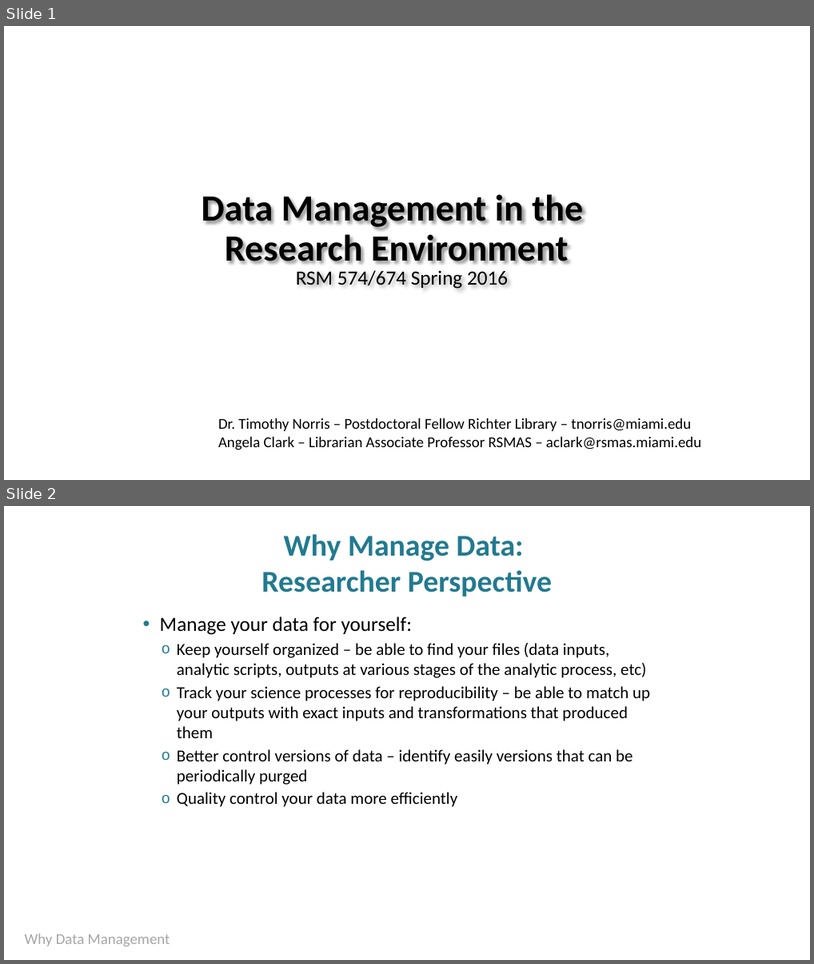
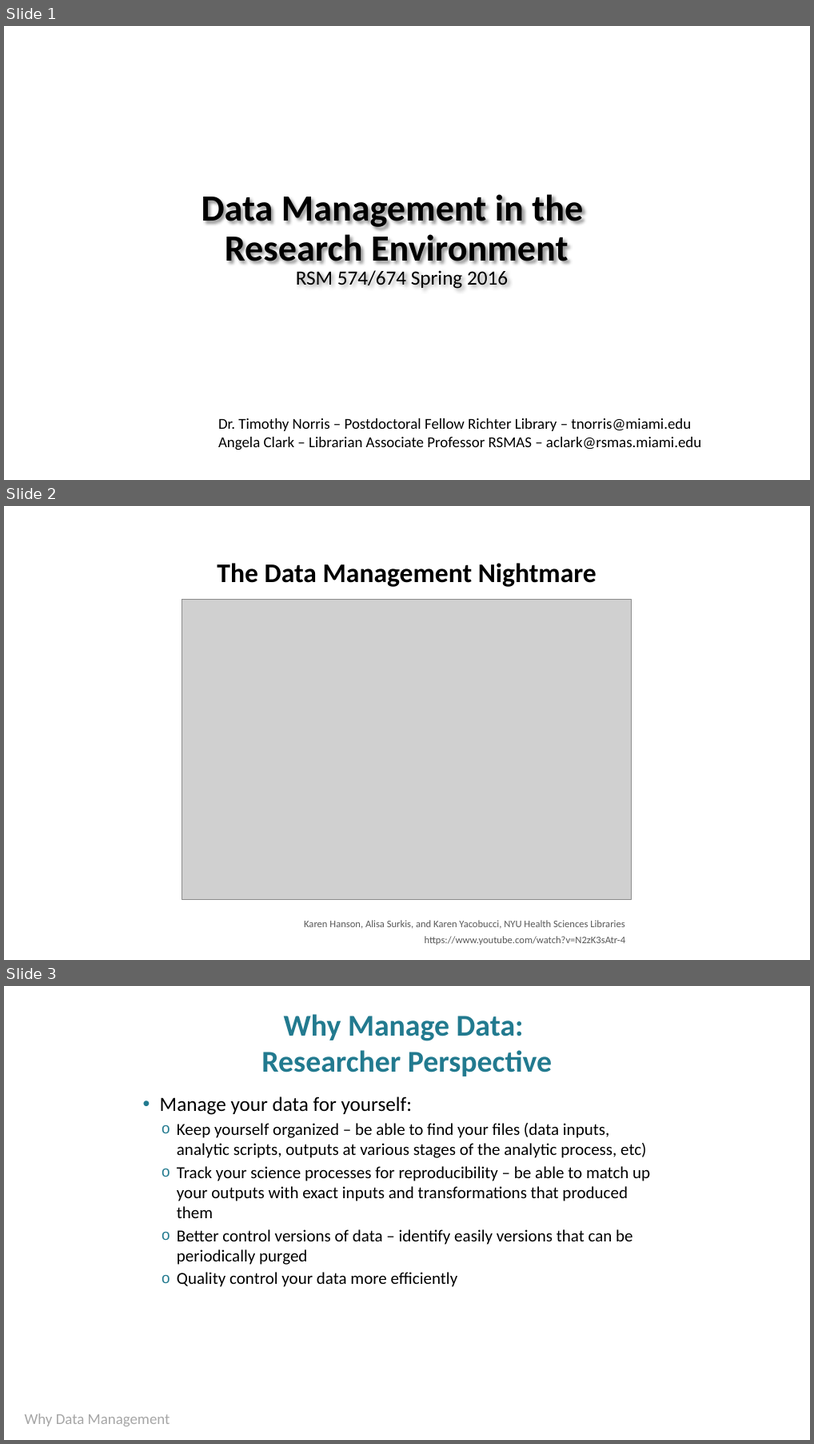
Before and after one commit to tibbben/teaching.data.literacy, a slide deck: UM_DataManagementClass/Lessons/01/01_secondMeeting.pptx. Shown one above the other, each under a label of ours: slides 1 and 2 before the commit, slides 1, 2 and 3 after it. The pictures are 814x964 and 814x1444 pixels, drawn with LibreOffice and Linux fonts; fonts in the diff are those of the drawing; grey boxes stand for pictures; background and template pictures are left out. Boxes give left, top, right and bottom in pixels: in the first picture for what was removed or moved away, otherwise in the second. Text is boxed around its words. In the diff, an @@ line names an element or a change of style, - is before the commit and + after.

```diff
--- a/UM_DataManagementClass/Lessons/01/01_secondMeeting.pptx
+++ b/UM_DataManagementClass/Lessons/01/01_secondMeeting.pptx
@@ slide 2 added at (4, 506, 810, 960), background #FFFFFF @@
@@ title added at (217, 563, 597, 587), 32 pt, text #000000, bold @@
+The Data Management Nightmare
@@ picture added at (182, 599, 631, 900) @@
@@ text added at (304, 920, 625, 928), 12 pt, text #595959 @@
+Karen Hanson, Alisa Surkis, and Karen Yacobucci, NYU Health Sciences Libraries
@@ text added at (425, 936, 626, 944), 12 pt, text #595959 @@
+https://www.youtube.com/watch?v=N2zK3sAtr-4
@@ what was slide 2 is now slide 3 @@
```
Also in this commit, not shown: 1 other slide added, 1 other file.
